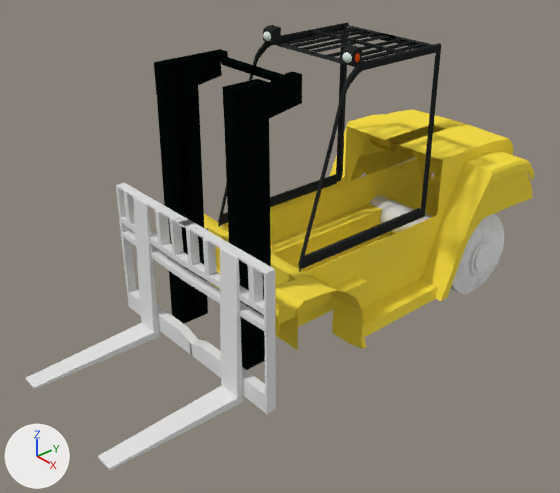
One commit to the Blender file Models/Vehicles/Land/Forklift/Hyundai70ds.blend: the scene before it, then after it.
Camera for both pictures: a 50 mm camera at (8.9, -8.13, 5.44) aimed at (0.11, -0.59, -0.65). Lighting does not change. The marker at lower left points along +X, +Y and +Z.

Names of what the first picture shows: 'BackWheelBase', 'Carriage', 'Chasis', 'Mast', 'OverheadGuard', 'blTire'.
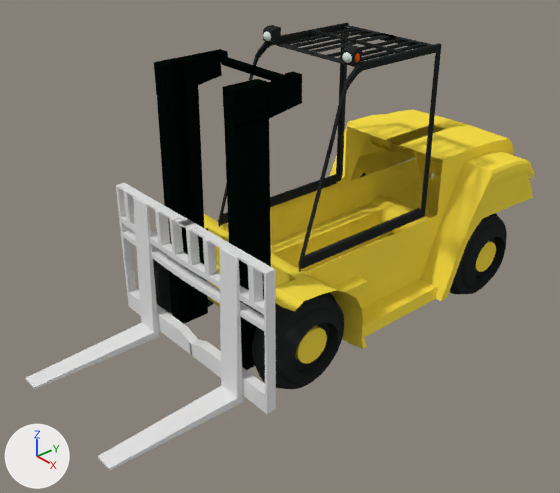
Pixel boxes (x1, y1, x2, y2) of what changed, in the pictures (560 x 493 px):
'lfTire', added (black): after (252, 292, 344, 389)
'blTire', reshaped, turned, rescaled: before (451, 214, 504, 294); after (449, 213, 507, 294)
'BackWheelBase', recoloured (grey to yellow): (369, 195, 496, 272) in both
'frontWheelBase', added (yellow): after (207, 265, 327, 364)
'rfTire', added (black): after (153, 228, 214, 313)
part 1 of me_cylinder, added (black): after (449, 213, 507, 294)
part 2 of me_cylinder, built on: before (451, 214, 504, 294)

The change, as a list of edits to the scene's bpy script:
```text
Change me_cylinder_001:
    where me_cylinder_001.from_pydata(...)  # 64 vertices, 34 faces; spans x -1.0..1.0, y -1.0..1.0, z -1.0..1.0
    add me_cylinder_001.materials.append(mat_chasisyellow)  # yellow #f9df48
Change me_cylinder:
    used by ob_bltire; parent = ob_backwheelbase; location = (1.447, 3.15, -1.533); rotation_euler = (0.0, -1.571, 0.0), in degrees (0, -90, 0); scale = (0.814, 0.826, 0.424)
    remove me_cylinder.from_pydata(...)  # 129 vertices, 97 faces; spans x -1.0..1.0, y -1.0..1.0, z -0.46..1.0
    add me_cylinder.from_pydata(...)  # 416 vertices, 356 faces; spans x -1.12..1.12, y -1.12..1.12, z -7.37..6.84
    me_cylinder part 1: a new loose piece of 224 vertices spanning x -1.12..1.12, y -1.12..1.12, z -1.05..6.84, in mat_black29 (black #292c2c)
    me_cylinder part 2
    97 vertices are removed from x -1.0..1.0, y -1.0..1.0, z -0.46..0.07
    96 faces are deleted
    96 vertices are added at x -1.06..1.06, y -1.06..1.06, z -7.37..-3.11
    32 new vertices lie (0.0, 0.0, -2.0) away from vertices in x -1.0..1.0, y -1.0..1.0, z 1.0
    32 new vertices lie (0.0, 0.0, 0.72) away from vertices in x -0.7..0.7, y -0.7..0.7, z -7.37
    161 new faces join them
    add me_cylinder.materials.append(mat_black29)  # black #292c2c
Add me_cylinder_006:
    me_cylinder_006.from_pydata(...)  # 416 vertices, 356 faces; spans x -1.12..1.12, y -1.12..1.12, z -7.37..6.84
    me_cylinder_006.materials.append(mat_black29)  # black #292c2c
Change ob_bltire:
    ob_bltire.rotation_euler: (0.0, -1.571, 0.0) -> (0.0, 1.571, 0.0)  # degrees (0, -90, 0) -> degrees (0, 90, 0)
    ob_bltire.scale: (0.814, 0.826, 0.424) -> (0.784, 0.784, 0.0516)
Add ob_rftire:
    ob_rftire = bpy.data.objects.new('rfTire', me_cylinder_006)
    ob_rftire.parent = ob_frontwheelbase
    ob_rftire.matrix_parent_inverse = Matrix(((0.0, 0.0, -3.3, -5.031), (0.0, -3.3, 0.0, -3.532), (0.559, 0.0, 0.0, 0.0576), (0.0, 0.0, 0.0, 1.0)))
    ob_rftire.location = (-1.564, -1.129, -1.533)
    ob_rftire.rotation_euler = (0.888, -1.575, -0.966)  # degrees (51, -90, -55)
    ob_rftire.scale = (0.784, 0.784, 0.0516)
Add ob_frontwheelbase:
    ob_frontwheelbase = bpy.data.objects.new('frontWheelBase', me_cylinder_001.copy())  # the mesh of ob_backwheelbase
    ob_frontwheelbase.parent = ob_hyundai70ds
    ob_frontwheelbase.matrix_parent_inverse = Matrix(((1.0, 0.0, 0.0, -0.171), (0.0, 1.0, 0.0, -1.37), (0.0, 0.0, 1.0, -0.0303), (0.0, 0.0, 0.0, 1.0)))
    ob_frontwheelbase.location = (-0.103, -1.274, -1.525)
    ob_frontwheelbase.rotation_euler = (0.0, -1.571, 0.0)  # degrees (0, -90, 0)
    ob_frontwheelbase.scale = (-0.303, -0.303, -1.79)
Add ob_lftire:
    ob_lftire = bpy.data.objects.new('lfTire', me_cylinder_006.copy())
    ob_lftire.parent = ob_frontwheelbase
    ob_lftire.matrix_parent_inverse = Matrix(((0.0, 0.0, -3.3, -5.031), (0.0, -3.3, 0.0, -3.532), (0.559, 0.0, 0.0, 0.0576), (0.0, 0.0, 0.0, 1.0)))
    ob_lftire.location = (1.443, -1.081, -1.533)
    ob_lftire.rotation_euler = (0.0, 1.571, 0.0)  # degrees (0, 90, 0)
    ob_lftire.scale = (0.784, 0.784, 0.0516)
```
